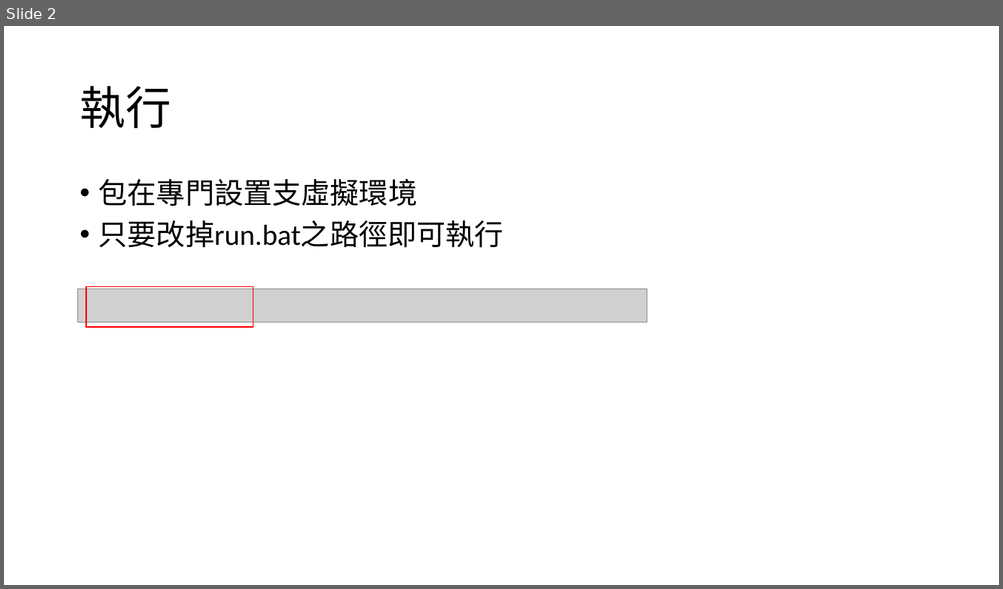
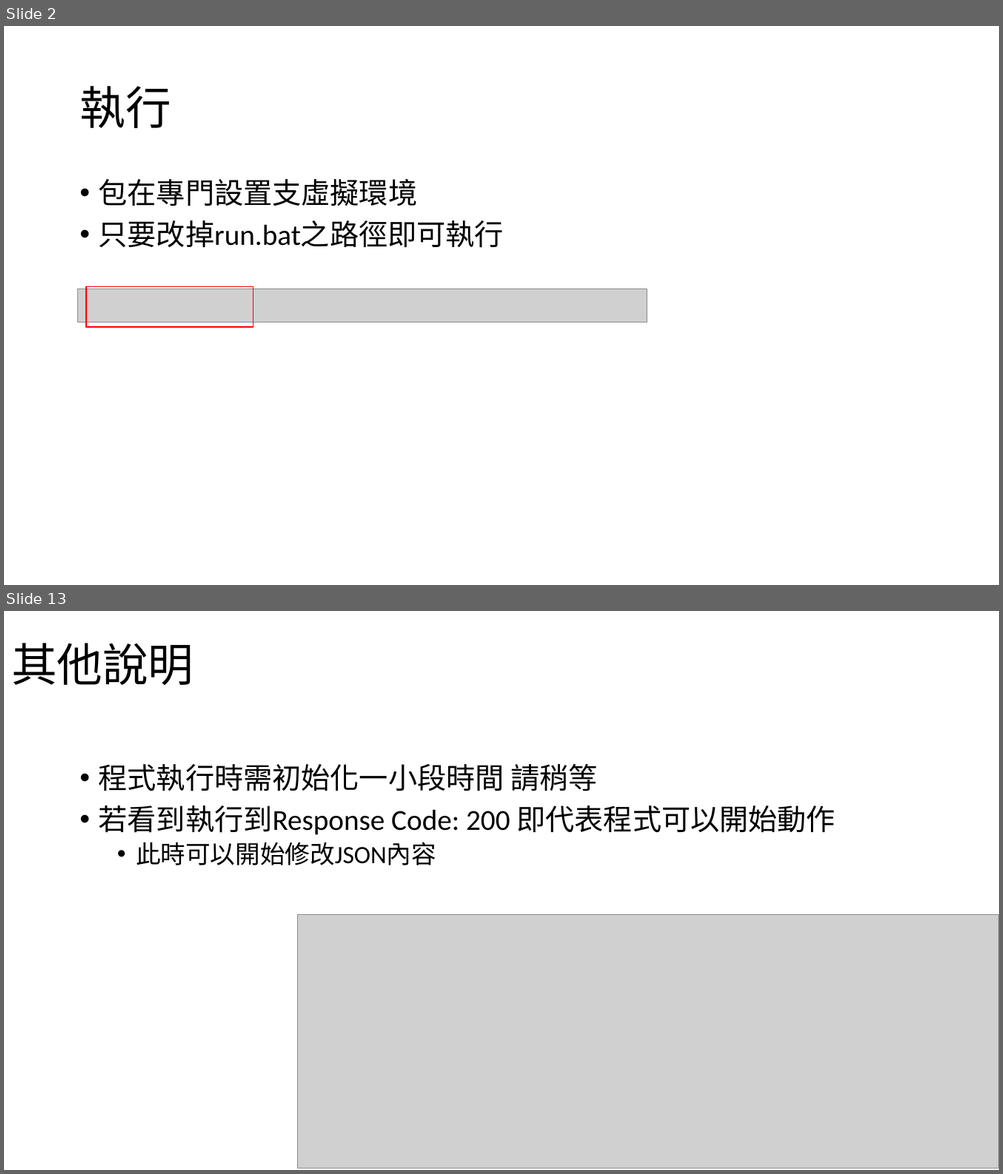
Before and after one commit to youthink0/shioaji-options, a slide deck: 選擇權自動化.pptx. Shown one above the other, each under a label of ours: slide 2 before the commit, slides 2 and 13 after it; the slides between them are not shown. The pictures are 1003x589 and 1003x1174 pixels, drawn with LibreOffice and Linux fonts; fonts in the diff are those of the drawing; grey boxes stand for pictures. Boxes give left, top, right and bottom in pixels: in the first picture for what was removed or moved away, otherwise in the second. Text is boxed around its words. In the diff, an @@ line names an element or a change of style, - is before the commit and + after.

```diff
--- a/選擇權自動化.pptx
+++ b/選擇權自動化.pptx
@@ slide 13 added at bbox=[4, 611, 999, 1170], background #FFFFFF @@
@@ title added at bbox=[11, 643, 193, 685], 44 pt, text #000000 @@
+其他說明
@@ text added at bbox=[99, 764, 836, 866], 28 pt, text #000000 @@
+• 程式執行時需初始化一小段時間 請稍等
+• 若看到執行到Response Code: 200 即代表程式可以開始動作
+  • 此時可以開始修改JSON內容
@@ picture added at bbox=[298, 914, 999, 1169] @@
```
Also in this commit, not shown: 2 slides changed, 8 other slides added, 9 other files.
